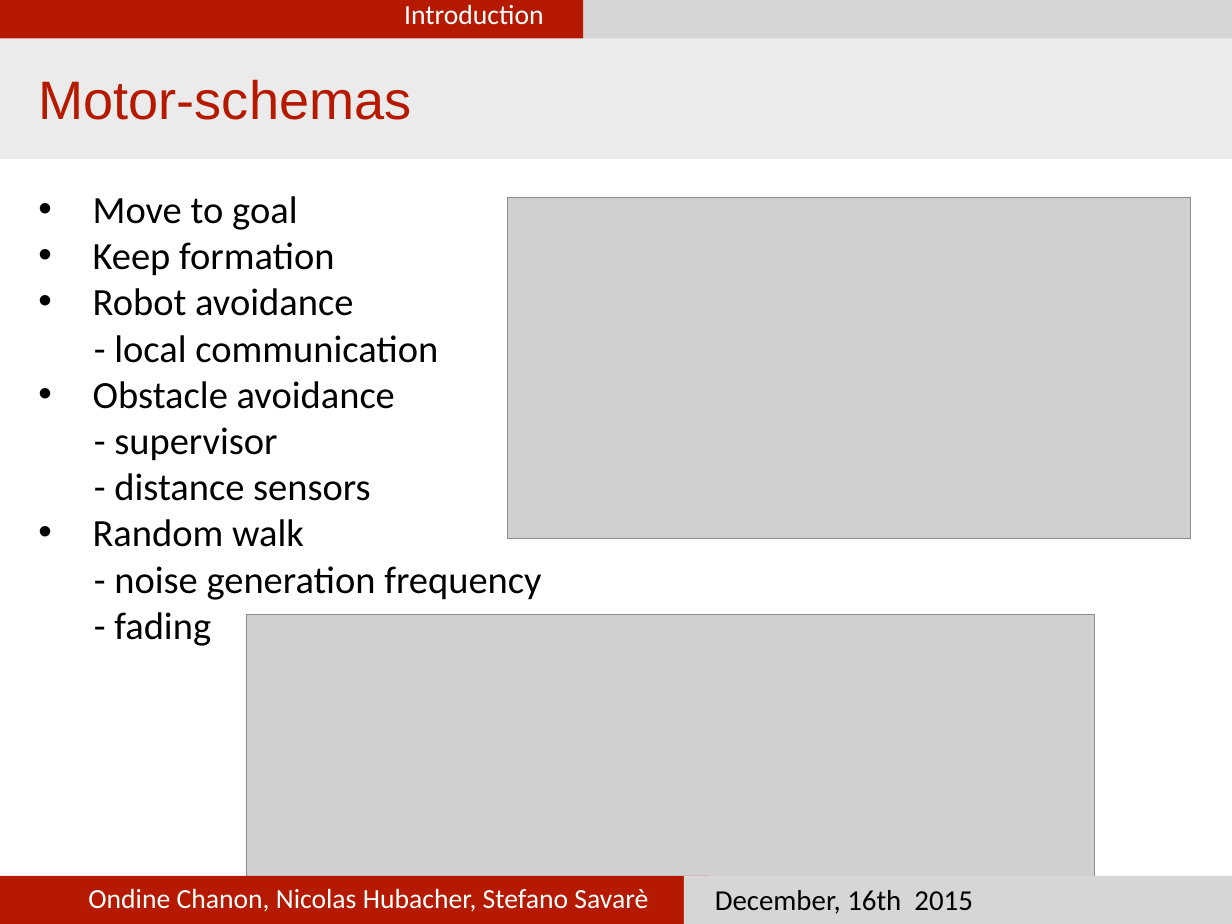
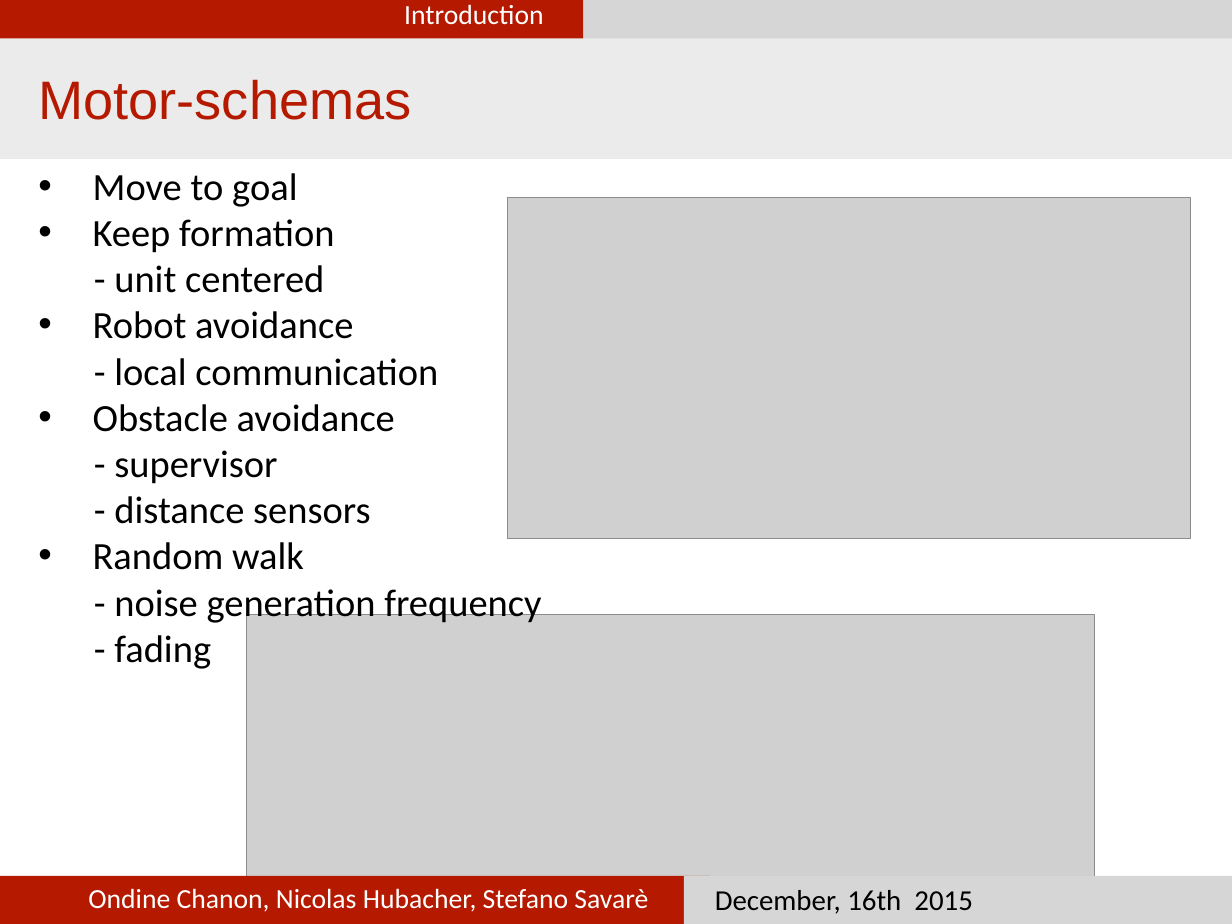
Before and after one commit to nhubi/disProject, a slide deck: slide 5 of Presentation/presentation.pptx. Drawn at 1232x924 pixels with LibreOffice and Linux fonts; fonts in the diff are those of the drawing; grey boxes stand for pictures. Boxes give left, top, right and bottom in pixels: in the first picture for what was removed or moved away, otherwise in the second. Text is boxed around its words. In the diff, an @@ line names an element or a change of style, - is before the commit and + after.

```diff
--- a/Presentation/presentation.pptx
+++ b/Presentation/presentation.pptx
@@ text "Move to goal": place and size @@
-text "Move to goal" at <box>93,196,541,646</box>
+text "Move to goal" at <box>93,173,541,669</box>
@@ text at <box>114,265,324,293</box>: paragraph added @@
+- unit centered
```
Also in this commit, not shown: 1 other slide changed, 5 slides added.
